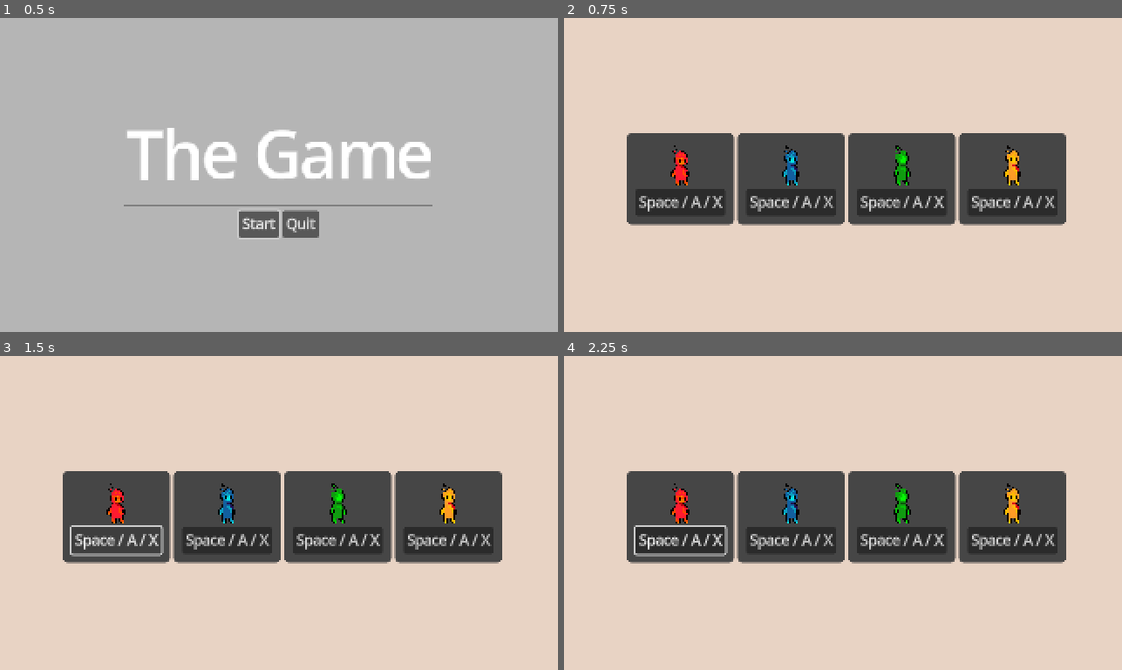
Above: before the commit, frames 1-4 (two rows, left to right).
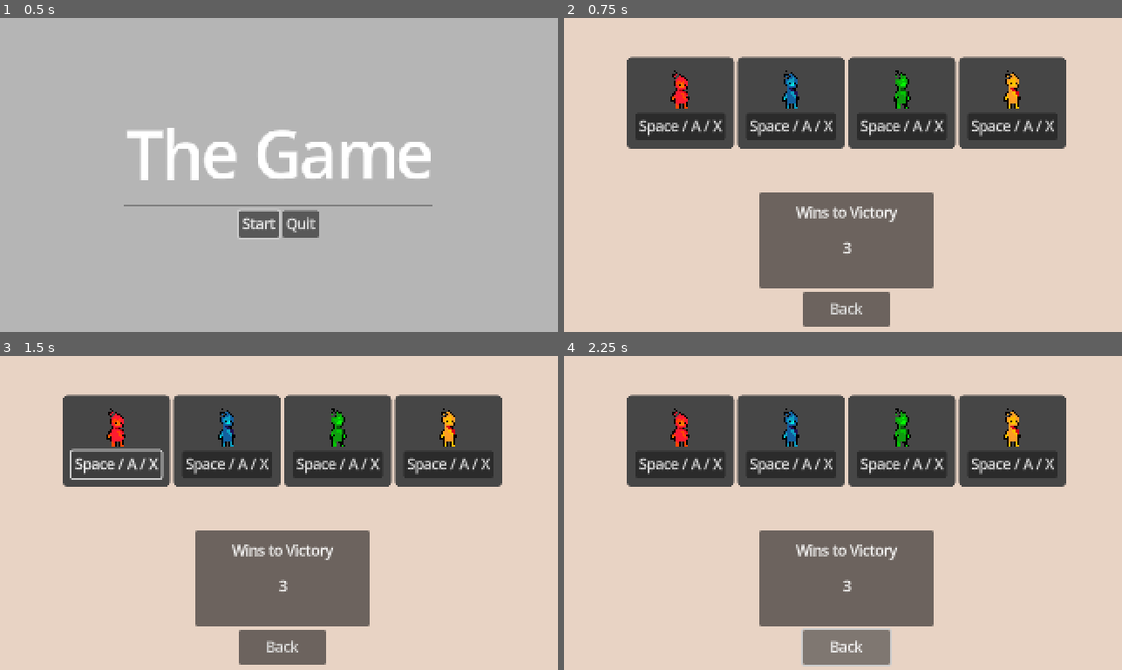
Above: after the commit, the same moments.

Repository: kertox662/GDC-GameJam-W25
Game: Godot game, scene res://game/start/start_screen.tscn
Same seed, same stepped clock (60 frames per second), same inputs: the game is played once before the commit and once after it.
Inputs (mouse positions are in pixels of both pictures, inside the frame that each line leads up to):
- Up to frame 1 (0.5 s): no input
- Up to frame 2 (0.75 s): click "Start" at 0.5 s
- Up to frame 3 (1.5 s): click "Space / A / X" at 1.25 s
- Up to frame 4 (2.25 s): click (848, 648) at 2 s, where only the run after the commit has a clickable "Back"

Frame 1 is identical in both runs. In frame 2, 47% of the frame differs, in the area x 11-90%, y 12-99%; in frame 3, 47%; in frame 4, 47%.

Commit message:
round counter

Diff:
--- a/game/start/pre_match.gd
+++ b/game/start/pre_match.gd
@@ -3,6 +3,11 @@
 const PLAYER_NAME_TEMPLATE = "P%d"
 
 var matchScene: PackedScene = preload("res://game/match.tscn")
+
+var winGoal := 3
+
+func _ready() -> void:
+	$MarginContainer/VBoxContainer/MiddleRow/Panel/WinLabel.text = str(winGoal)
 
 func _input(event: InputEvent) -> void:
 	var device = InputDevice.fromInputEvent(event)
@@ -20,14 +25,14 @@
 	if is_player_joined(device):
 		return
 	var playerInd = 1
-	for child in $VBoxContainer/PlayerJoinBlocks.get_children():
+	for child in $MarginContainer/VBoxContainer/PlayerJoinBlocks.get_children():
 		if child.inputDevice == null:
 			child.set_player_joined(device, PLAYER_NAME_TEMPLATE % playerInd)
 			break
 		playerInd += 1
 
 func handle_player_leave(device: InputDevice):
-	for child in $VBoxContainer/PlayerJoinBlocks.get_children():
+	for child in $MarginContainer/VBoxContainer/PlayerJoinBlocks.get_children():
 		if child.inputDevice and child.inputDevice.equals(device):
 			child.set_player_left()
 			break
@@ -35,7 +40,7 @@
 func handle_match_start():
 	var players = []
 	var ind = 0
-	for child in $VBoxContainer/PlayerJoinBlocks.get_children():
+	for child in $MarginContainer/VBoxContainer/PlayerJoinBlocks.get_children():
 		if child.inputDevice:
 			var data = child.get_player_data()
 			data.push_back(ind)
@@ -44,13 +49,13 @@
 	if players.size() < 2:
 		return
 	var matchInst = matchScene.instantiate()
-	matchInst.initialize_game(players, 3)
+	matchInst.initialize_game(players, winGoal)
 	get_tree().root.add_child(matchInst)
 	matchInst.start_match()
 	queue_free()
 
 func is_player_joined(device: InputDevice):
-	for child in $VBoxContainer/PlayerJoinBlocks.get_children():
+	for child in $MarginContainer/VBoxContainer/PlayerJoinBlocks.get_children():
 		if child.inputDevice and child.inputDevice.equals(device):
 			return true
 	return false
--- a/game/start/pre_match.tscn
+++ b/game/start/pre_match.tscn
@@ -24,33 +24,85 @@
 theme_override_styles/panel = SubResource("StyleBoxFlat_f4w35")
 script = ExtResource("1_guk6k")
 
-[node name="VBoxContainer" type="VBoxContainer" parent="."]
+[node name="MarginContainer" type="MarginContainer" parent="."]
+layout_mode = 2
+theme_override_constants/margin_bottom = 15
+
+[node name="VBoxContainer" type="VBoxContainer" parent="MarginContainer"]
 custom_minimum_size = Vector2(0, 300)
 layout_mode = 2
 
-[node name="PlayerJoinBlocks" type="HBoxContainer" parent="VBoxContainer"]
+[node name="PlayerJoinBlocks" type="HBoxContainer" parent="MarginContainer/VBoxContainer"]
 custom_minimum_size = Vector2(0, 100)
 layout_direction = 2
 layout_mode = 2
-size_flags_vertical = 3
+size_flags_vertical = 6
 alignment = 1
 
-[node name="PlayerJoinBlock" parent="VBoxContainer/PlayerJoinBlocks" instance=ExtResource("1_nq4ow")]
+[node name="PlayerJoinBlock" parent="MarginContainer/VBoxContainer/PlayerJoinBlocks" instance=ExtResource("1_nq4ow")]
 layout_mode = 2
 playerIcon = ExtResource("3_ewj4a")
 blockColor = Color(0.72, 0.348, 0.2736, 1)
 
-[node name="PlayerJoinBlock2" parent="VBoxContainer/PlayerJoinBlocks" instance=ExtResource("1_nq4ow")]
+[node name="PlayerJoinBlock2" parent="MarginContainer/VBoxContainer/PlayerJoinBlocks" instance=ExtResource("1_nq4ow")]
 layout_mode = 2
 playerIcon = ExtResource("4_yffdk")
 blockColor = Color(0.2232, 0.58752, 0.72, 1)
 
-[node name="PlayerJoinBlock3" parent="VBoxContainer/PlayerJoinBlocks" instance=ExtResource("1_nq4ow")]
+[node name="PlayerJoinBlock3" parent="MarginContainer/VBoxContainer/PlayerJoinBlocks" instance=ExtResource("1_nq4ow")]
 layout_mode = 2
 playerIcon = ExtResource("5_037k0")
 blockColor = Color(0.24, 0.75, 0.5715, 1)
 
-[node name="PlayerJoinBlock4" parent="VBoxContainer/PlayerJoinBlocks" instance=ExtResource("1_nq4ow")]
+[node name="PlayerJoinBlock4" parent="MarginContainer/VBoxContainer/PlayerJoinBlocks" instance=ExtResource("1_nq4ow")]
 layout_mode = 2
 playerIcon = ExtResource("6_4tx6m")
 blockColor = Color(0.76, 0.712373, 0.4028, 1)
+
+[node name="MiddleRow" type="HBoxContainer" parent="MarginContainer/VBoxContainer"]
+layout_mode = 2
+size_flags_horizontal = 4
+size_flags_vertical = 4
+alignment = 1
+
+[node name="Panel" type="Panel" parent="MarginContainer/VBoxContainer/MiddleRow"]
+custom_minimum_size = Vector2(200, 110)
+layout_mode = 2
+
+[node name="Message" type="Label" parent="MarginContainer/VBoxContainer/MiddleRow/Panel"]
+layout_mode = 1
+anchors_preset = 5
+anchor_left = 0.5
+anchor_right = 0.5
+offset_left = -58.0
+offset_top = 12.0
+offset_right = 58.0
+offset_bottom = 35.0
+grow_horizontal = 2
+text = "Wins to Victory"
+
+[node name="WinLabel" type="Label" parent="MarginContainer/VBoxContainer/MiddleRow/Panel"]
+layout_mode = 1
+anchors_preset = 8
+anchor_left = 0.5
+anchor_top = 0.5
+anchor_right = 0.5
+anchor_bottom = 0.5
+offset_left = -19.0
+offset_top = -2.0
+offset_right = 21.0
+offset_bottom = 21.0
+grow_horizontal = 2
+grow_vertical = 2
+text = "1"
+horizontal_alignment = 1
+
+[node name="BottomRow" type="HBoxContainer" parent="MarginContainer/VBoxContainer"]
+layout_mode = 2
+size_flags_horizontal = 4
+
+[node name="Button" type="Button" parent="MarginContainer/VBoxContainer/BottomRow"]
+custom_minimum_size = Vector2(100, 40)
+layout_mode = 2
+text = "Back
+"
--- a/project.godot
+++ b/project.godot
@@ -41,6 +41,22 @@
 , Object(InputEventKey,"resource_local_to_scene":false,"resource_name":"","device":0,"window_id":0,"alt_pressed":false, …(185 unchanged characters)…
 , Object(InputEventKey,"resource_local_to_scene":false,"resource_name":"","device":0,"window_id":0,"alt_pressed":false, …(181 unchanged characters)…
 , Object(InputEventJoypadButton,"resource_local_to_scene":false,"resource_name":"","device":-1,"button_index":0,"pressure":0.0,"pressed":true,"script":null)
+]
+}
+ui_left={
+"deadzone": 0.5,
+"events": [Object(InputEventKey,"resource_local_to_scene":false,"resource_name":"","device":0,"window_id":0,"alt_pressed":false,"shift_pressed":false,"ctrl_pressed":false,"meta_pressed":false,"pressed":false,"keycode":4194319,"physical_keycode":0,"key_label":0,"unicode":0,"location":0,"echo":false,"script":null)
+, Object(InputEventJoypadButton,"resource_local_to_scene":false,"resource_name":"","device":0,"button_index":13,"pressure":0.0,"pressed":false,"script":null)
+, Object(InputEventJoypadMotion,"resource_local_to_scene":false,"resource_name":"","device":0,"axis":0,"axis_value":-1.0,"script":null)
+, Object(InputEventKey,"resource_local_to_scene":false,"resource_name":"","device":-1,"window_id":0,"alt_pressed":false,"shift_pressed":false,"ctrl_pressed":false,"meta_pressed":false,"pressed":false,"keycode":0,"physical_keycode":65,"key_label":0,"unicode":97,"location":0,"echo":false,"script":null)
+]
+}
+ui_right={
+"deadzone": 0.5,
+"events": [Object(InputEventKey,"resource_local_to_scene":false,"resource_name":"","device":0,"window_id":0,"alt_pressed":false,"shift_pressed":false,"ctrl_pressed":false,"meta_pressed":false,"pressed":false,"keycode":4194321,"physical_keycode":0,"key_label":0,"unicode":0,"location":0,"echo":false,"script":null)
+, Object(InputEventJoypadButton,"resource_local_to_scene":false,"resource_name":"","device":0,"button_index":14,"pressure":0.0,"pressed":false,"script":null)
+, Object(InputEventJoypadMotion,"resource_local_to_scene":false,"resource_name":"","device":0,"axis":0,"axis_value":1.0,"script":null)
+, Object(InputEventKey,"resource_local_to_scene":false,"resource_name":"","device":-1,"window_id":0,"alt_pressed":false,"shift_pressed":false,"ctrl_pressed":false,"meta_pressed":false,"pressed":false,"keycode":0,"physical_keycode":68,"key_label":0,"unicode":100,"location":0,"echo":false,"script":null)
 ]
 }
 move_left={
